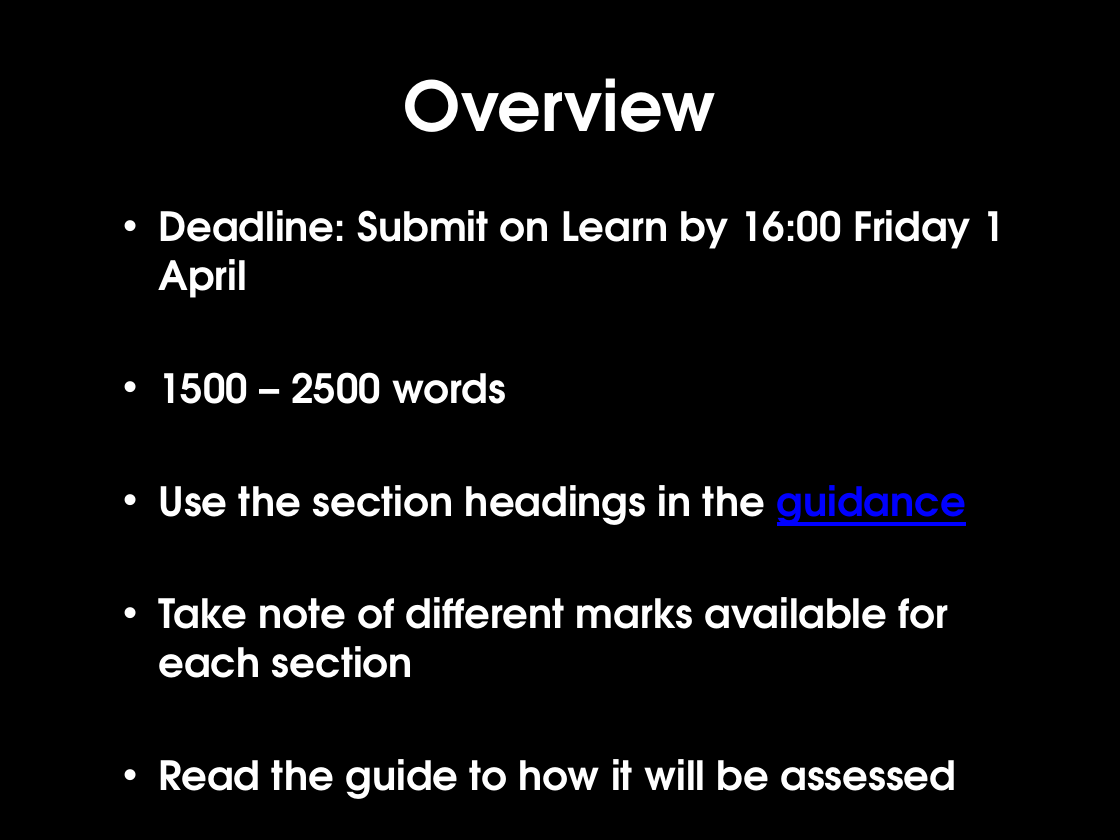
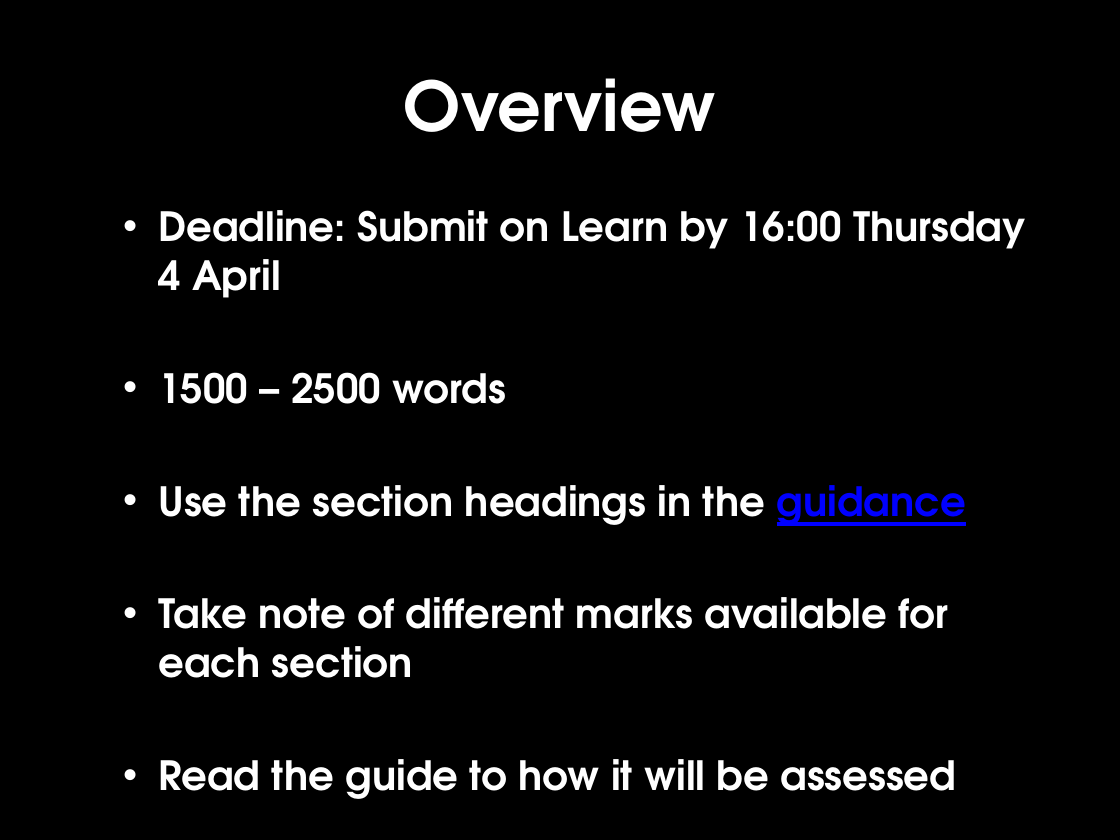
Before and after one commit to edinburghlivinglab/ddc, a slide deck: slide 5 of course_docs/week10-2_2019.pptx (slide 4 before the commit). Drawn at 1120x840 pixels with LibreOffice and Linux fonts; fonts in the diff are those of the drawing. Boxes give left, top, right and bottom in pixels: in the first picture for what was removed or moved away, otherwise in the second. Text is boxed around its words. In the diff, an @@ line names an element or a change of style, - is before the commit and + after.

```diff
--- a/course_docs/week10-2_2019.pptx
+++ b/course_docs/week10-2_2019.pptx
@@ text at [158,210,1025,298]: text changed @@
-  • Deadline: Submit on Learn by 16:00 Friday 1 April
+  • Deadline: Submit on Learn by 16:00 Thursday 4 April
```
Also in this commit, not shown: 3 other slides changed, 1 slide added.
